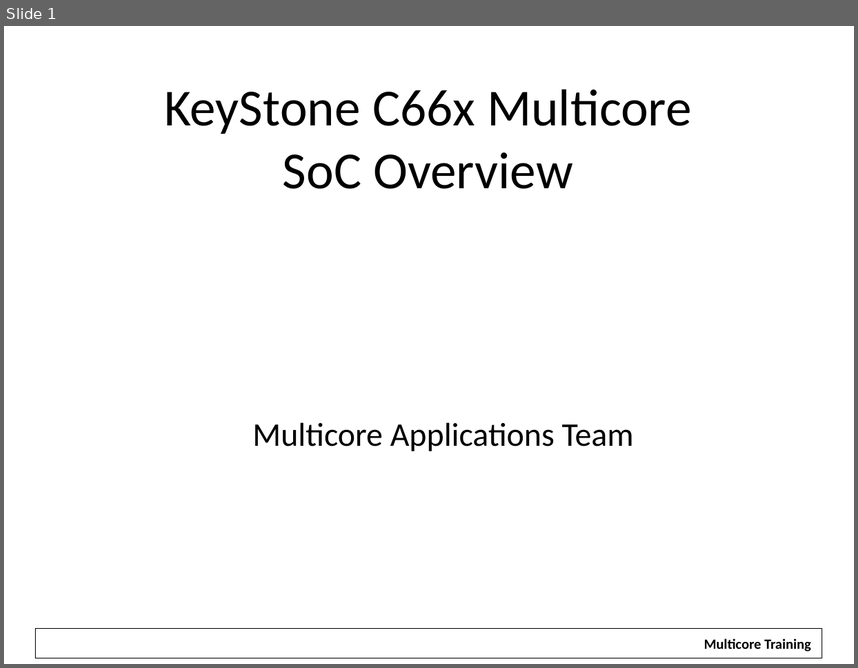
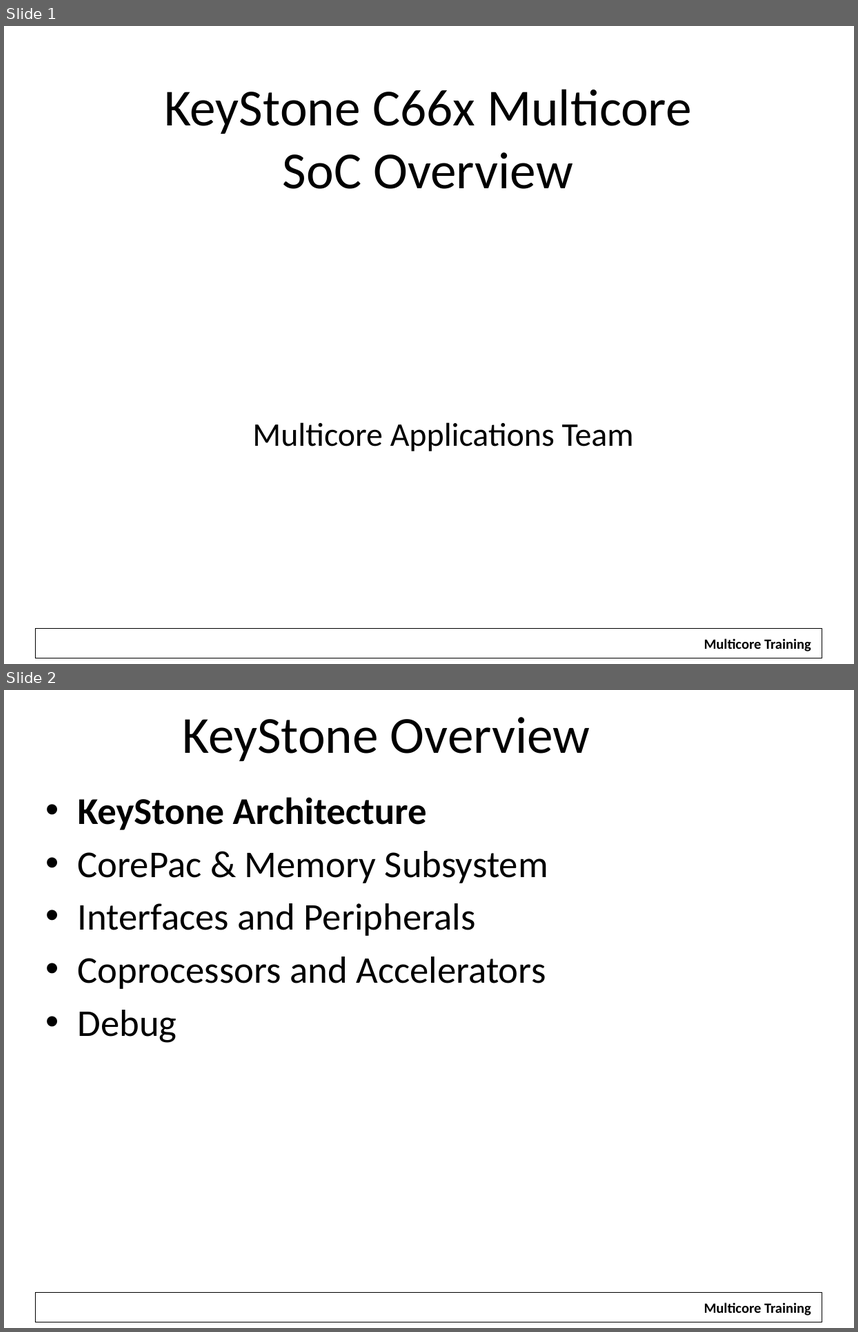
Before and after one commit to hari1989/keystone-workshop, a slide deck: slides/KeyStone Overview.pptx. Shown one above the other, each under a label of ours: slide 1 before the commit, slides 1 and 2 after it. The pictures are 858x668 and 858x1332 pixels, drawn with LibreOffice and Linux fonts; fonts in the diff are those of the drawing; background and template pictures are left out. Boxes give left, top, right and bottom in pixels: in the first picture for what was removed or moved away, otherwise in the second. Text is boxed around its words. In the diff, an @@ line names an element or a change of style, - is before the commit and + after.

```diff
--- a/slides/KeyStone Overview.pptx
+++ b/slides/KeyStone Overview.pptx
@@ slide 2 added at (x1=4, y1=690, x2=854, y2=1328), background #FFFFFF; not listed: 2 template elements that a slide beside it also shows @@
@@ title added at (x1=182, y1=717, x2=590, y2=761), 44 pt, text #000000 @@
+KeyStone Overview
@@ text added at (x1=78, y1=797, x2=548, y2=1043), 32 pt, text #000000 @@
+• KeyStone Architecture
+• CorePac & Memory Subsystem
+• Interfaces and Peripherals
+• Coprocessors and Accelerators
+• Debug
```
Also in this commit, not shown: 21 slides changed, 1 other slide added, 1 slide removed, 1 other file.
